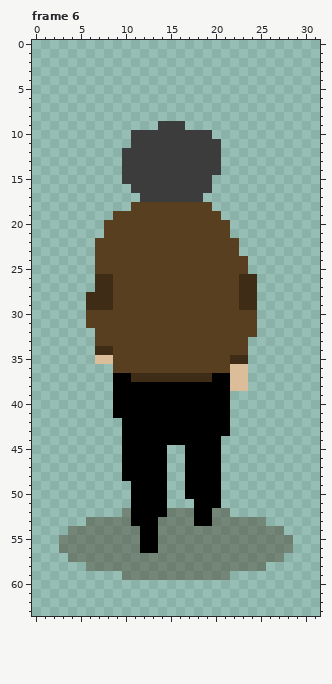
Two versions of one pixel-art file, Pixel Assets/joel-run-test2.aseprite. Above: the version before the commit.
32x64 pixels, 6 frames. Shown: frame 6. The commit also changed other frames, which this record leaves out.
Now the later version:
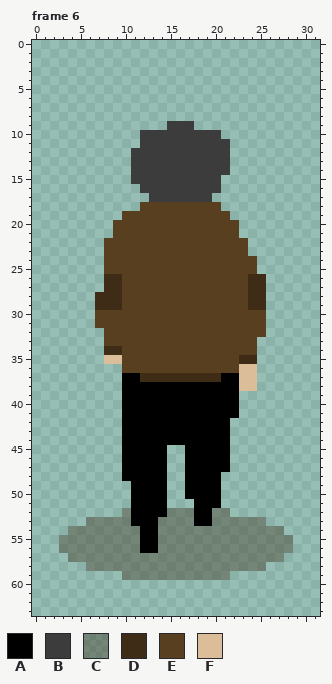
Palette (. is transparent): A #000000  B #3c3c3c  C #3e2c1662  D #3e2c16  E #583f20  F #dbbd99
Change:
--- frame 6
@@ x 0..31 @@
  8 ................................
- 9 ..............BBB...............
-10 ...........BBBBBBBBB............
-11 ...........BBBBBBBBBB...........
-12 ..........BBBBBBBBBBB...........
-13 ..........BBBBBBBBBBB...........
-14 ..........BBBBBBBBBBB...........
-15 ..........BBBBBBBBBB............
-16 ...........BBBBBBBBB............
-17 ............BBBBBBB.............
-18 ...........EEEEEEEEE............
-19 .........EEEEEEEEEEEE...........
-20 ........EEEEEEEEEEEEEE..........
-21 ........EEEEEEEEEEEEEE..........
-22 .......EEEEEEEEEEEEEEEE.........
-23 .......EEEEEEEEEEEEEEEE.........
-24 .......EEEEEEEEEEEEEEEEE........
-25 .......EEEEEEEEEEEEEEEEE........
-26 .......DDEEEEEEEEEEEEEEDD.......
-27 .......DDEEEEEEEEEEEEEEDD.......
-28 ......DDDEEEEEEEEEEEEEEDD.......
-29 ......DDDEEEEEEEEEEEEEEDD.......
-30 ......EEEEEEEEEEEEEEEEEEE.......
-31 ......EEEEEEEEEEEEEEEEEEE.......
-32 .......EEEEEEEEEEEEEEEEEE.......
-33 .......EEEEEEEEEEEEEEEEE........
-34 .......DDEEEEEEEEEEEEEEE........
-35 .......FFEEEEEEEEEEEEEDD........
-36 .........EEEEEEEEEEEEEFF........
-37 .........AADDDDDDDDDAAFF........
-38 .........AAAAAAAAAAAAAFF........
-39 .........AAAAAAAAAAAAA..........
-40 .........AAAAAAAAAAAAA..........
-41 .........AAAAAAAAAAAAA..........
+ 9 ...............BBB..............
+10 ............BBBBBBBBB...........
+11 ............BBBBBBBBBB..........
+12 ...........BBBBBBBBBBB..........
+13 ...........BBBBBBBBBBB..........
+14 ...........BBBBBBBBBBB..........
+15 ...........BBBBBBBBBB...........
+16 ............BBBBBBBBB...........
+17 .............BBBBBBB............
+18 ............EEEEEEEEE...........
+19 ..........EEEEEEEEEEEE..........
+20 .........EEEEEEEEEEEEEE.........
+21 .........EEEEEEEEEEEEEE.........
+22 ........EEEEEEEEEEEEEEEE........
+23 ........EEEEEEEEEEEEEEEE........
+24 ........EEEEEEEEEEEEEEEEE.......
+25 ........EEEEEEEEEEEEEEEEE.......
+26 ........DDEEEEEEEEEEEEEEDD......
+27 ........DDEEEEEEEEEEEEEEDD......
+28 .......DDDEEEEEEEEEEEEEEDD......
+29 .......DDDEEEEEEEEEEEEEEDD......
+30 .......EEEEEEEEEEEEEEEEEEE......
+31 .......EEEEEEEEEEEEEEEEEEE......
+32 ........EEEEEEEEEEEEEEEEEE......
+33 ........EEEEEEEEEEEEEEEEE.......
+34 ........DDEEEEEEEEEEEEEEE.......
+35 ........FFEEEEEEEEEEEEEDD.......
+36 ..........EEEEEEEEEEEEEFF.......
+37 ..........AADDDDDDDDDAAFF.......
+38 ..........AAAAAAAAAAAAAFF.......
+39 ..........AAAAAAAAAAAAA.........
+40 ..........AAAAAAAAAAAAA.........
+41 ..........AAAAAAAAAAAAA.........
 42 ..........AAAAAAAAAAAA..........
 43 ..........AAAAAAAAAAAA..........
-44 ..........AAAAAAAAAAA...........
-45 ..........AAAAA..AAAA...........
-46 ..........AAAAA..AAAA...........
-47 ..........AAAAA..AAAA...........
+44 ..........AAAAAAAAAAAA..........
+45 ..........AAAAA..AAAAA..........
+46 ..........AAAAA..AAAAA..........
+47 ..........AAAAA..AAAAA..........
 48 ..........AAAAA..AAAA...........
Where, in picture pixels (left, top, right, bottom), the same in both pictures:
changed: (86, 121, 266, 472)
